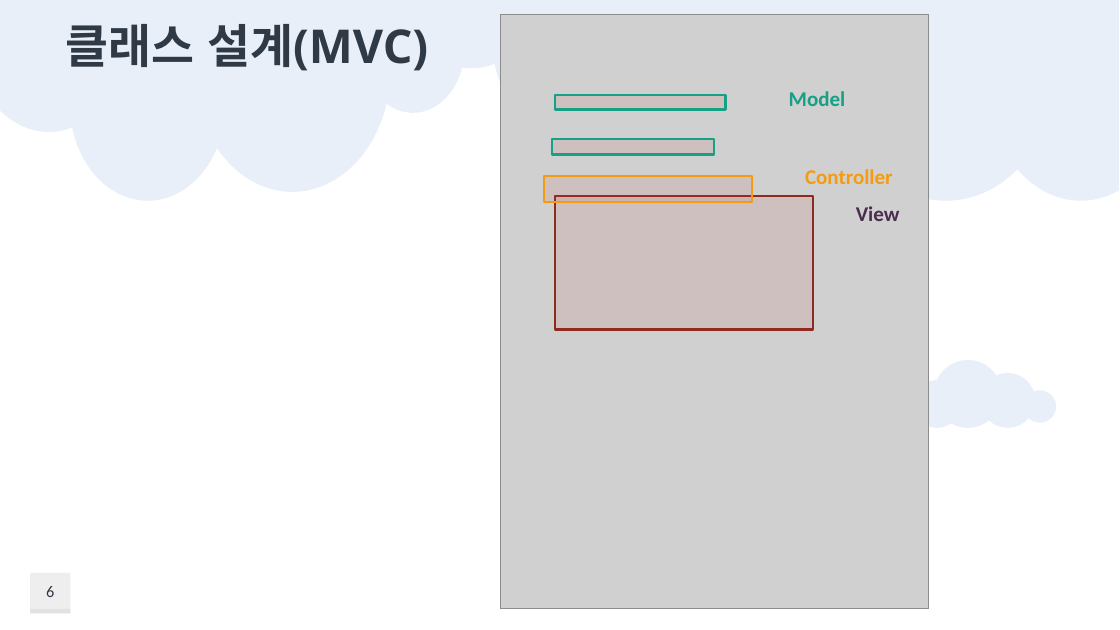
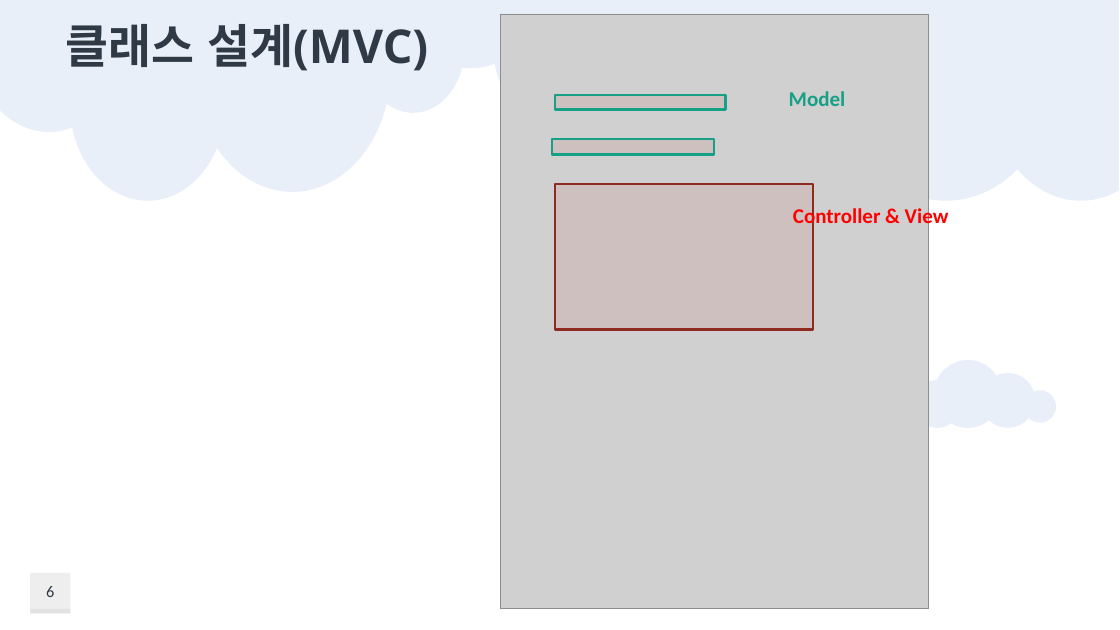
Before and after one commit to taehoon95/shoppingMall, a slide deck: slide 6 of document/쇼핑몰(이태훈).pptx. Drawn at 1120x630 pixels with LibreOffice and Linux fonts; fonts in the diff are those of the drawing; grey boxes stand for pictures; background and template pictures are left out. Boxes give left, top, right and bottom in pixels: in the first picture for what was removed or moved away, otherwise in the second. Text is boxed around its words. In the diff, an @@ line names an element or a change of style, - is before the commit and + after.

```diff
--- a/document/쇼핑몰(이태훈).pptx
+++ b/document/쇼핑몰(이태훈).pptx
@@ rectangle removed at box(544, 176, 752, 202) @@
@@ rectangle: place and size @@
-rectangle at box(555, 197, 813, 330)
+rectangle at box(555, 184, 813, 329)
@@ text at box(793, 205, 949, 229): text changed; text colour #F39C12 to #FF0000 @@
-Controller
+Controller & View
@@ text removed at box(856, 206, 900, 221) @@
-View
```
Also in this commit, not shown: 2 other slides changed, 4 slides added, 2 slides removed, 28 other files.
